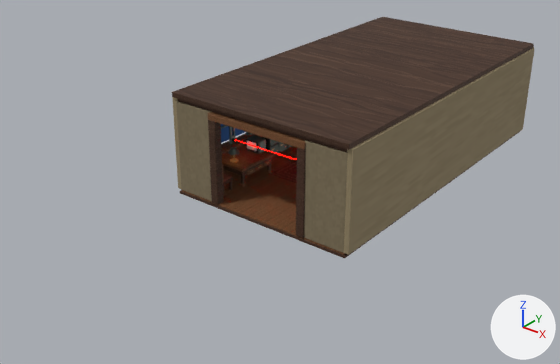
A saved change to the Blender file art/blender/vault.blend.
Camera for both pictures: a camera (50 mm lens) standing at (16.9, -19.7, 14.1) and looking at (-0.6, 2.2, 0.6). The axes (+X, +Y, +Z) are drawn at lower right. The lights are the same throughout. The older version comes first.

Before the edit, the objects in view are built like this:
```python
me_cube_1818 = bpy.data.meshes.new('Cube.1818')
me_cube_1818.from_pydata(...)  # 8 vertices, 6 faces; spans x -4.1..4.1, y -7.6..7.6, z -0.1..0.1
me_cube_1818.materials.append(mat_lvh_walnut_004)  # picture img_darkwood_png_003
me_cube_1909 = bpy.data.meshes.new('Cube.1909')
me_cube_1909.from_pydata(...)  # a box spanning x -0.9..0.9, y -0.11..0.11, z -1.9..1.9
me_cube_1909.materials.append(mat_lvh_stone_004)  # picture img_stone_png_003
me_cube_1910 = bpy.data.meshes.new('Cube.1910')
me_cube_1910.from_pydata(...)  # a box spanning x -0.9..0.9, y -0.11..0.11, z -1.9..1.9
me_cube_1910.materials.append(mat_lvh_stone_004)  # picture img_stone_png_003
ob_entranceside = bpy.data.objects.new('EntranceSide', me_cube_1909)
ob_entranceside.location = (-3.1, 0.1, 1.9)
_m = ob_entranceside.modifiers.new('Soft crafted edges', 'BEVEL')
_m.width = 0.03
_m.width_pct = 0.03
_m.segments = 2
ob_entranceside_001 = bpy.data.objects.new('EntranceSide.001', me_cube_1910)
ob_entranceside_001.location = (3.1, 0.1, 1.9)
_m = ob_entranceside_001.modifiers.new('Soft crafted edges', 'BEVEL')
_m.width = 0.03
_m.width_pct = 0.03
_m.segments = 2
ob_floorunderlay = bpy.data.objects.new('FloorUnderlay', me_cube_1818)
ob_floorunderlay.location = (0.0, 7.5, -0.12)
_m = ob_floorunderlay.modifiers.new('Soft crafted edges', 'BEVEL')
_m.width = 0.01
_m.width_pct = 0.01
_m.segments = 2
# also in view: 'DoorLintel' at (0.0, 0.1, 3.6); 'RightPlaster' at (4.1, 7.5, 2.0); 'DoorJamb' at (-2.1, 0.1, 1.9); 'Ceiling' at (0.0, 7.5, 4.1); 'DeskTop' at (-2.9, 2.7, 0.8)
```
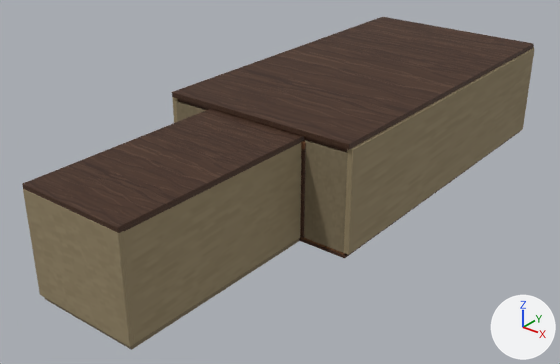
Diff of the bpy script that builds the scene:
```diff
--- a/art/blender/vault.blend.py
+++ b/art/blender/vault.blend.py
@@ me_cube_268 @@
+me_cube_268.from_pydata(...)  # a box spanning x -0.11..0.11, y -4.1..4.1, z -1.9..1.9
+me_cube_268.materials.append(mat_lvh_plaster_004)  # picture img_plaster_png_003
@@ me_cube_256 @@
+me_cube_256.from_pydata(...)  # a box spanning x -2.15..2.15, y -0.11..0.11, z -1.9..1.9
+me_cube_256.materials.append(mat_lvh_plaster_004)  # picture img_plaster_png_003
@@ me_cube_255 @@
+me_cube_255.from_pydata(...)  # a box spanning x -2.15..2.15, y -4.2..4.2, z -0.11..0.11
+me_cube_255.materials.append(mat_lvh_walnut_004)  # picture img_darkwood_png_003
@@ me_cube_254 @@
+me_cube_254.from_pydata(...)  # a box spanning x -2.08..2.08, y -4.1..4.1, z -0.1..0.1
+me_cube_254.materials.append(mat_lvh_stone_004)  # picture img_stone_png_003
@@ ob_corridorwall_001 @@
+ob_corridorwall_001 = bpy.data.objects.new('CorridorWall.001', me_cube_268)
+ob_corridorwall_001.location = (2.03, -4.0, 1.9)
+_m = ob_corridorwall_001.modifiers.new('Soft crafted edges', 'BEVEL')
+_m.width = 0.02
+_m.width_pct = 0.02
+_m.segments = 2
@@ ob_corridorendwall @@
+ob_corridorendwall = bpy.data.objects.new('CorridorEndWall', me_cube_256)
+ob_corridorendwall.location = (0.0, -8.1, 1.9)
+_m = ob_corridorendwall.modifiers.new('Soft crafted edges', 'BEVEL')
+_m.width = 0.02
+_m.width_pct = 0.02
+_m.segments = 2
@@ ob_vestibuleceiling @@
+ob_vestibuleceiling = bpy.data.objects.new('VestibuleCeiling', me_cube_255)
+ob_vestibuleceiling.location = (0.0, -4.0, 3.85)
+_m = ob_vestibuleceiling.modifiers.new('Soft crafted edges', 'BEVEL')
+_m.width = 0.02
+_m.width_pct = 0.02
+_m.segments = 2
@@ ob_vestibulefloor @@
+ob_vestibulefloor = bpy.data.objects.new('VestibuleFloor', me_cube_254)
+ob_vestibulefloor.location = (0.0, -4.0, -0.1)
+_m = ob_vestibulefloor.modifiers.new('Soft crafted edges', 'BEVEL')
+_m.width = 0.015
+_m.width_pct = 0.015
+_m.segments = 2
```

Where the change shows, as pixel boxes (x1, y1, x2, y2) in the pictures (560 x 364 px):
'CorridorWall.001', added (brown): after (124, 143, 301, 343)
'VestibuleCeiling', added (brown): after (22, 109, 304, 233)
'CorridorEndWall', added (brown): after (23, 189, 135, 347)
'VestibuleFloor', added: after (45, 238, 299, 350)
'EntranceSide', unchanged, covered by the edit: before (176, 101, 212, 201); after (176, 101, 206, 122)
'DoorJamb', unchanged, covered by the edit: before (208, 120, 223, 205)
'DoorLintel', unchanged, covered by the edit: before (208, 112, 306, 149); after (301, 140, 306, 149)
